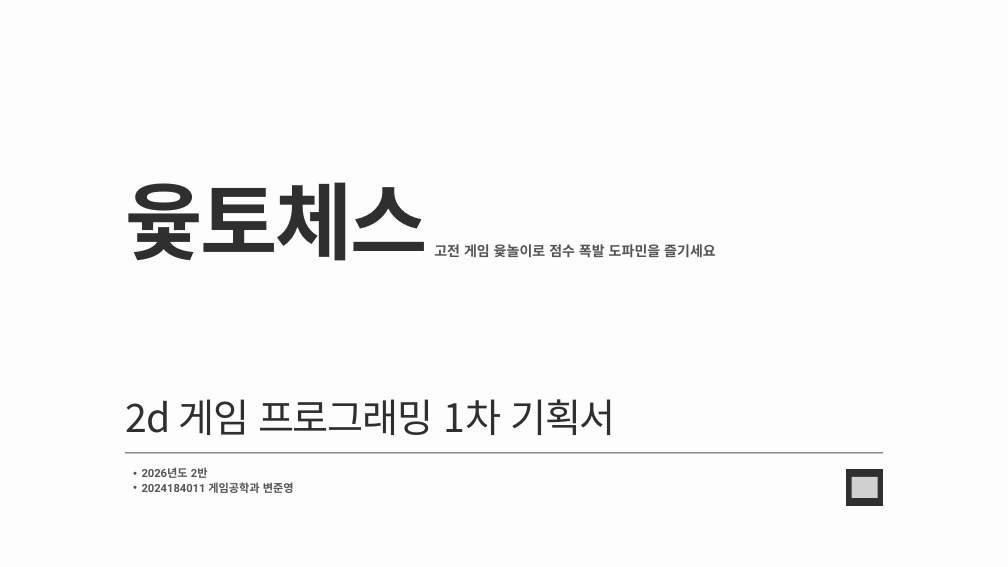
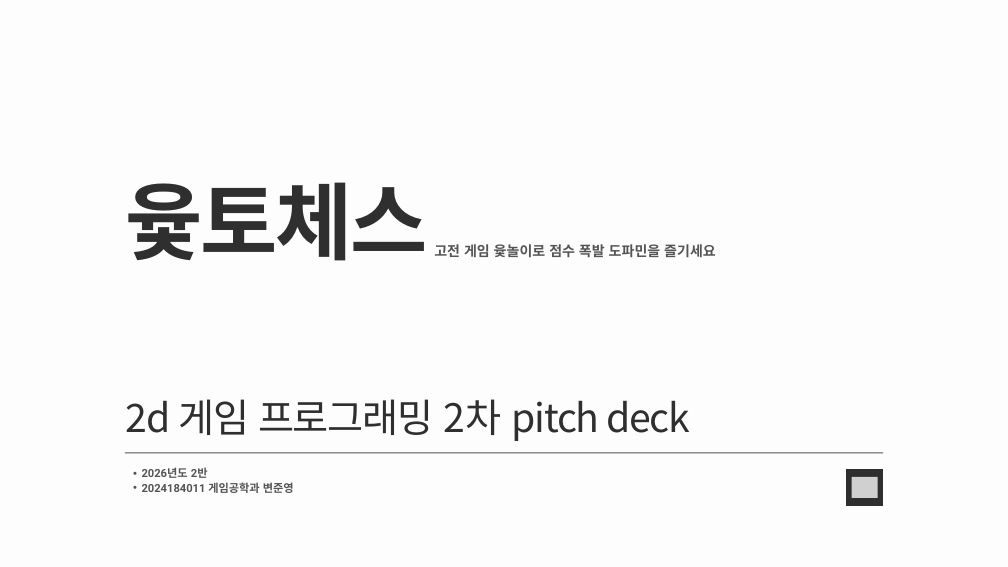
Before and after one commit to Jun1188/2DGP_2026_Term-Proj-2024184011, a slide deck: slide 1 of docs/2dgp_2차_pitch_deck.pptx. Drawn at 1008x567 pixels with LibreOffice and Linux fonts; fonts in the diff are those of the drawing; grey boxes stand for pictures. Boxes give left, top, right and bottom in pixels: in the first picture for what was removed or moved away, otherwise in the second. Text is boxed around its words. In the diff, an @@ line names an element or a change of style, - is before the commit and + after.

```diff
--- a/docs/2dgp_2차_pitch_deck.pptx
+++ b/docs/2dgp_2차_pitch_deck.pptx
@@ text at [126,399,690,441]: text changed @@
-2d 게임 프로그래밍 1차 기획서
+2d 게임 프로그래밍 2차 pitch deck
```
Also in this commit, not shown: 1 other slide changed.
